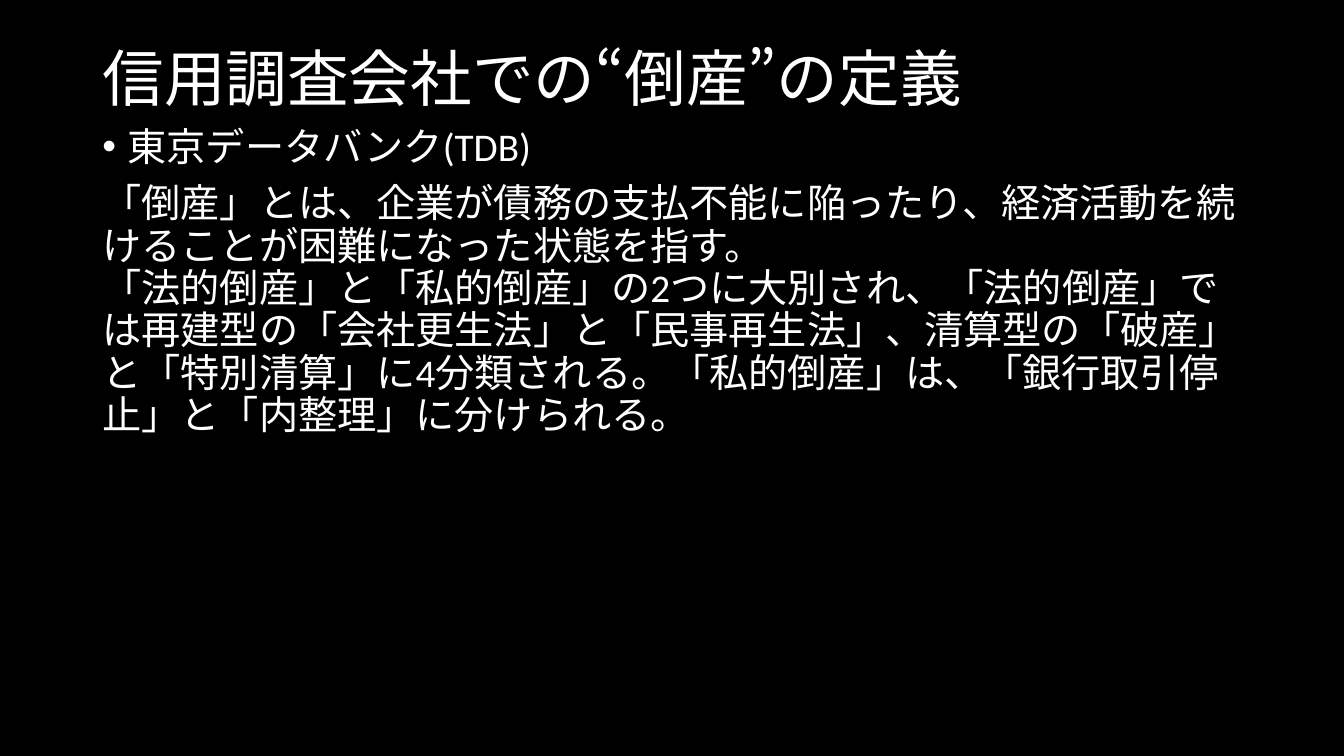
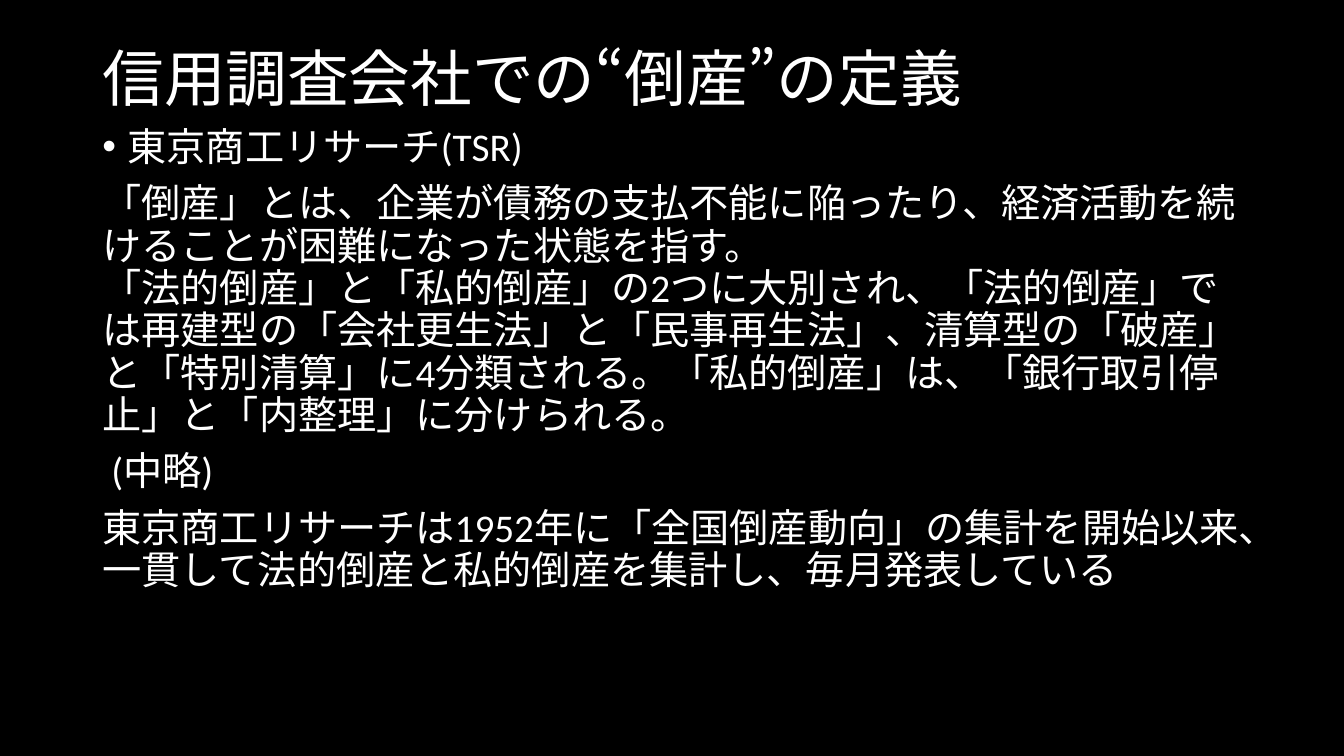
Before and after one commit to MAGA-Phantom/OperationSotsuron, a slide deck: slide 8 of 倒産の研究(仮).pptx (slide 7 before the commit). Drawn at 1344x756 pixels with LibreOffice and Linux fonts; fonts in the diff are those of the drawing. Boxes give left, top, right and bottom in pixels: in the first picture for what was removed or moved away, otherwise in the second. Text is boxed around its words. In the diff, an @@ line names an element or a change of style, - is before the commit and + after.

```diff
--- a/倒産の研究(仮).pptx
+++ b/倒産の研究(仮).pptx
@@ text at bbox=[128, 128, 523, 167]: text changed @@
-• 東京データバンク(TDB)
+• 東京商工リサーチ(TSR)
@@ text at bbox=[102, 453, 1277, 588]: paragraphs added @@
+(中略)
+東京商工リサーチは1952年に「全国倒産動向」の集計を開始以来、一貫して法的倒産と私的倒産を集計し、毎月発表している
```
Also in this commit, not shown: 6 other slides changed, 5 slides added.
